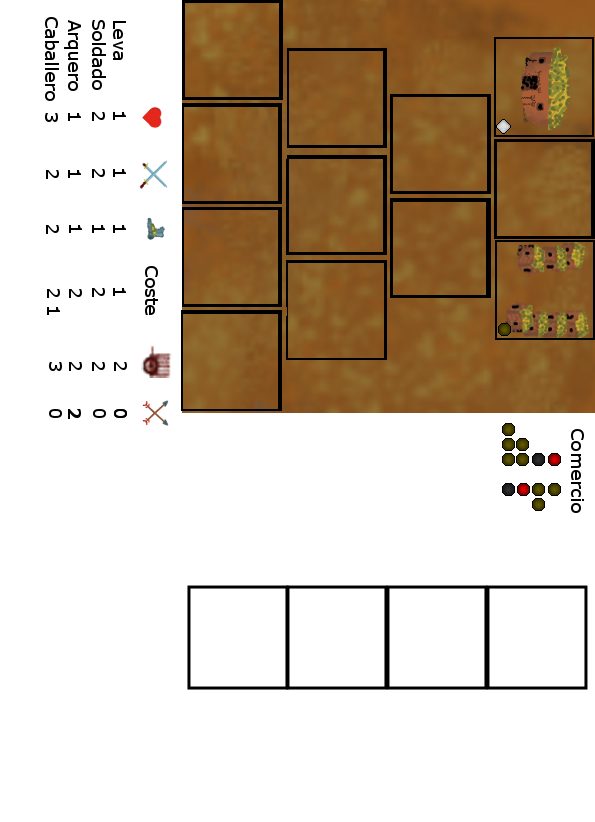
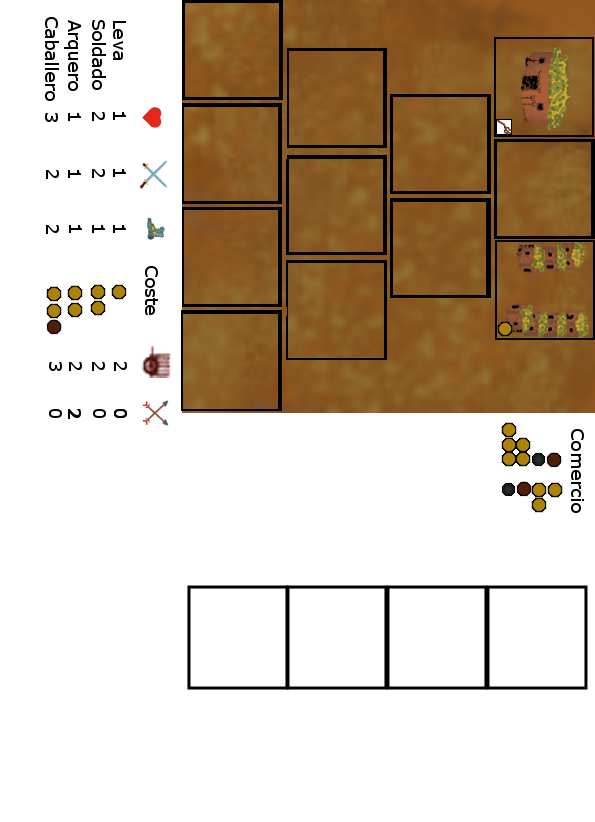
Revision of a layered 595 x 822 image; what changed, layer by layer:
added layer "Copia de Copia de Copia de Copia de Copia de Copia de Copia de Icono Oro.png" above "Copia de Copia de Copia de Copia de Copia de Copia de Icono Oro.png" over bbox(547, 482, 563, 498)
added layer "Copia de Copia de Copia de Copia de Copia de Copia de Icono Oro.png" above "Copia de Copia de Copia de Copia de Copia de Icono Oro.png" over bbox(531, 497, 547, 513)
added layer "Copia de Copia de Copia de Copia de Copia de Icono Oro.png" above "Copia de Copia de Copia de Copia de Icono Oro.png" over bbox(531, 482, 547, 498)
added layer "Copia de Copia de Copia de Copia de Icono Oro.png" above "Copia de Copia de Copia de Icono Oro.png" over bbox(515, 451, 531, 467)
added layer "Copia de Copia de Copia de Icono Oro.png" above "Copia de Copia de Icono Oro.png" over bbox(515, 437, 531, 453)
added layer "Copia de Copia de Icono Oro.png" above "Copia de Copia de Icono Oro.png #7" over bbox(501, 451, 517, 467)
added layer "Copia de Copia de Icono Oro.png #7" above "Copia de Copia de Icono Oro.png #6" over bbox(46, 303, 62, 319)
added layer "Copia de Copia de Icono Oro.png #6" above "Copia de Copia de Icono Oro.png #5" over bbox(46, 286, 62, 302)
added layer "Copia de Copia de Icono Oro.png #5" above "Copia de Copia de Icono Oro.png #4" over bbox(67, 302, 83, 318)
added layer "Copia de Copia de Icono Oro.png #4" above "Copia de Copia de Icono Oro.png #3" over bbox(67, 285, 83, 301)
added layer "Copia de Copia de Icono Oro.png #3" above "Copia de Copia de Icono Oro.png #2" over bbox(90, 300, 106, 316)
added layer "Copia de Copia de Icono Oro.png #2" above "Copia de Copia de Icono Oro.png #1" over bbox(90, 284, 106, 300)
added layer "Copia de Copia de Icono Oro.png #1" above "Copia de Icono Oro.png" over bbox(111, 284, 127, 300)
added layer "Copia de Icono Oro.png" above "Icono T1 Leva.png" over bbox(501, 437, 517, 453)
…and 6 more changes (6 added)
